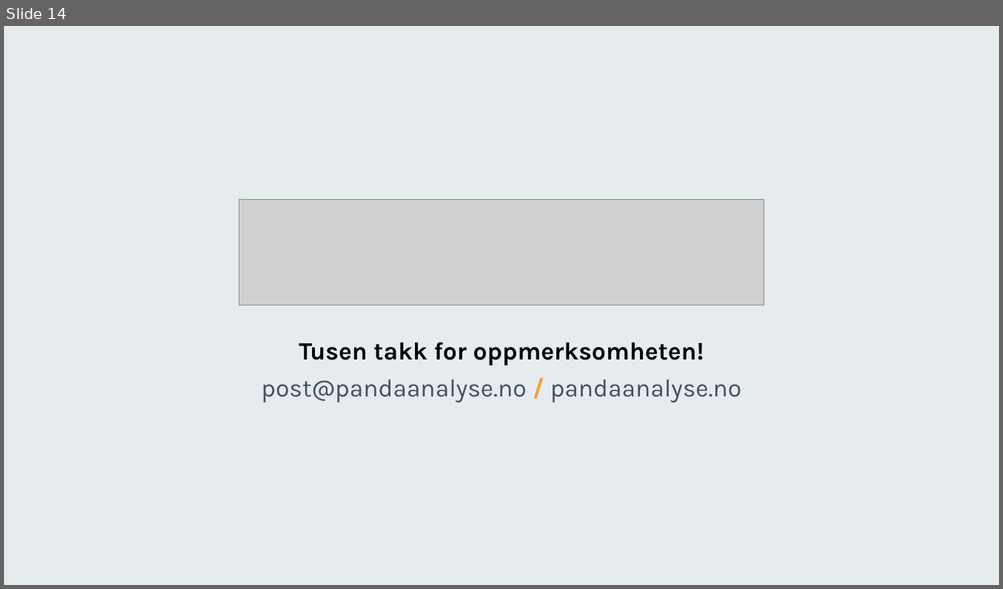
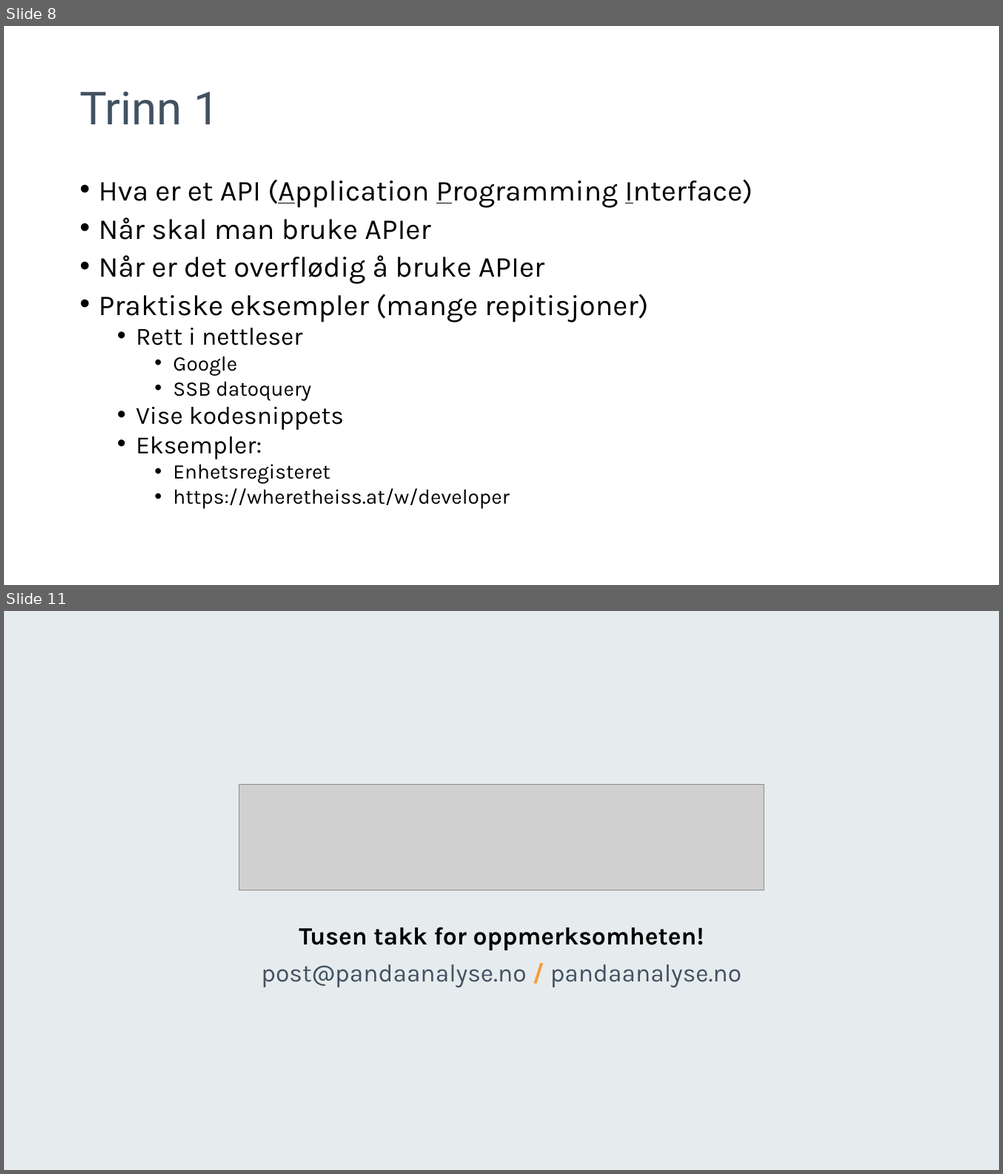
Before and after one commit to pandaAPIkurs/kursdata, a slide deck: Trinn1.pptx. Shown one above the other, each under a label of ours: slide 14 before the commit, slides 8 and 11 after it; the slides between them are not shown. The pictures are 1003x589 and 1003x1174 pixels, drawn with LibreOffice and Linux fonts; fonts in the diff are those of the drawing; grey boxes stand for pictures; background and template pictures are left out. Boxes give left, top, right and bottom in pixels: in the first picture for what was removed or moved away, otherwise in the second. Text is boxed around its words. In the diff, an @@ line names an element or a change of style, - is before the commit and + after.

Commit message:
Oppdatert med rett fil

```diff
--- a/Trinn1.pptx
+++ b/Trinn1.pptx
@@ slide 8 added at (4,26,999,585), background #FFFFFF @@
@@ title added at (79,91,219,124), 44 pt, text #425161 @@
+Trinn 1
@@ text added at (99,179,753,509), 28 pt, text #000000 @@
+• Hva er et API (Application Programming Interface)
+• Når skal man bruke APIer
+• Når er det overflødig å bruke APIer
+• Praktiske eksempler (mange repitisjoner)
+  • Rett i nettleser
+    • Google
+    • SSB datoquery
+  • Vise kodesnippets
+  • Eksempler:
+    • Enhetsregisteret
+    • https://wheretheiss.at/w/developer
@@ what was slide 14 is now slide 11 @@
```
Also in this commit, not shown: 1 slide changed, 8 other slides added, 12 slides removed, 1 other file.
